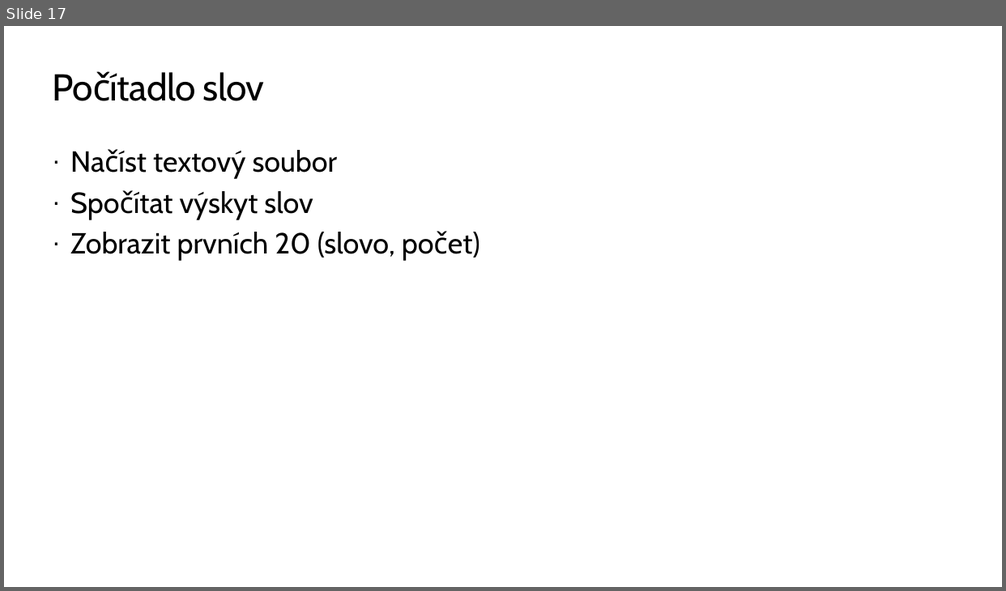
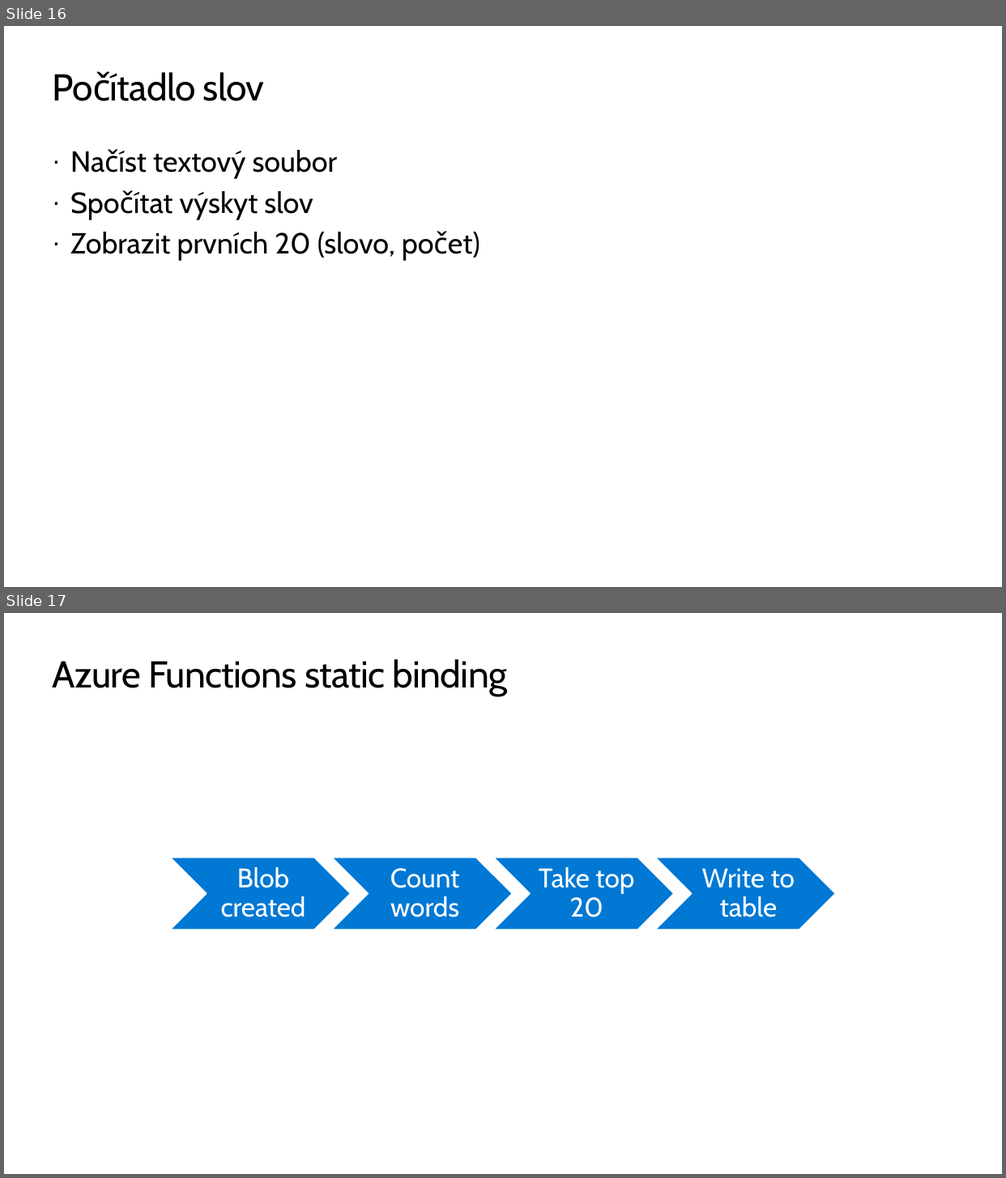
Before and after one commit to skalahonza/VACD2020, a slide deck: slides/Presentation.pptx. Shown one above the other, each under a label of ours: slide 17 before the commit, slides 16 and 17 after it. The pictures are 1006x591 and 1006x1178 pixels, drawn with LibreOffice and Linux fonts; fonts in the diff are those of the drawing; background and template pictures are left out. Boxes give left, top, right and bottom in pixels: in the first picture for what was removed or moved away, otherwise in the second. Text is boxed around its words. In the diff, an @@ line names an element or a change of style, - is before the commit and + after.

```diff
--- a/slides/Presentation.pptx
+++ b/slides/Presentation.pptx
@@ slide 17 added at [4, 613, 1002, 1174], background #FFFFFF @@
@@ title added at [52, 659, 508, 696], 36 pt, text #000000 @@
+Azure Functions static binding
@@ group added at [171, 858, 836, 930]: 4 chevrons, 4 texts @@
+Blob created
+Count words
+Take top 20
+Write to table
@@ what was slide 17 is now slide 16 @@
```
Also in this commit, not shown: 1 slide changed, 1 other slide added.
